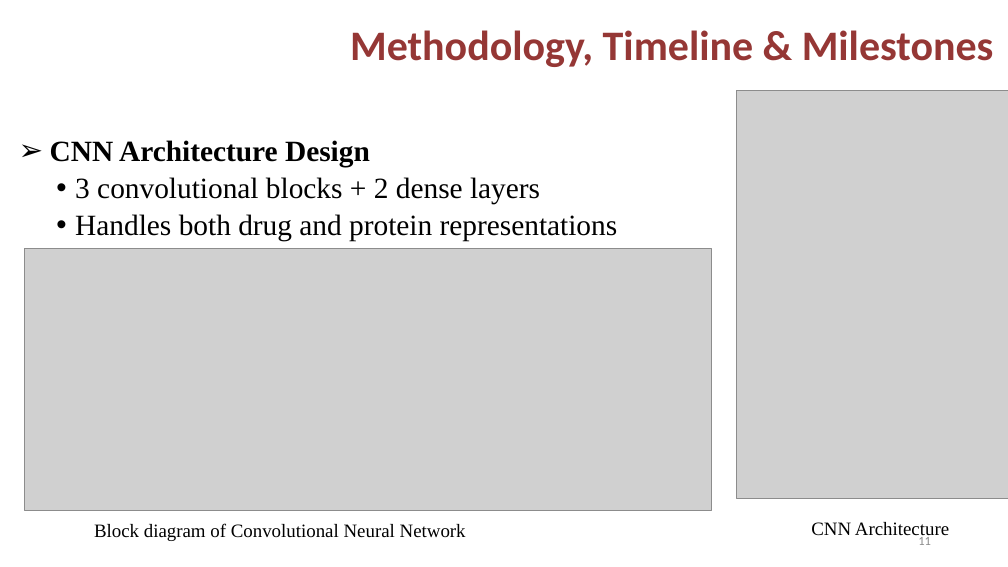
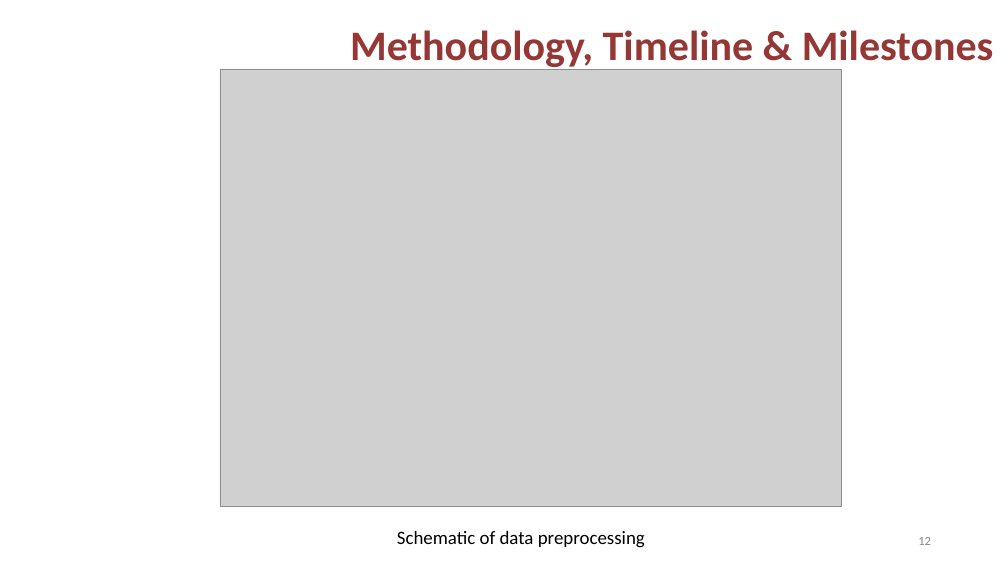
Before and after one commit to jamcy98/Modeling-DTI, a slide deck: slide 12 of Draft_Proposal_Slides.pptx (slide 11 before the commit). Drawn at 1008x567 pixels with LibreOffice and Linux fonts; fonts in the diff are those of the drawing; grey boxes stand for pictures; background and template pictures are left out. Boxes give left, top, right and bottom in pixels: in the first picture for what was removed or moved away, otherwise in the second. Text is boxed around its words. In the diff, an @@ line names an element or a change of style, - is before the commit and + after.

```diff
--- a/Draft_Proposal_Slides.pptx
+++ b/Draft_Proposal_Slides.pptx
@@ picture added at (221,69,842,507) @@
@@ picture removed at (737,91,1008,499) @@
@@ text removed at (50,140,618,241) @@
-➢ CNN Architecture Design
-  • 3 convolutional blocks + 2 dense layers
-  • Handles both drug and protein representations
@@ picture removed at (25,248,712,510) @@
@@ text at (397,531,645,548): text changed; font Times New Roman to Calibri @@
-Block diagram of Convolutional Neural Network
+Schematic of data preprocessing
@@ text removed at (811,522,949,540) @@
-CNN Architecture
@@ page number at (918,537,931,545): text changed @@
-11
+12
```
Also in this commit, not shown: 6 other slides changed, 8 slides added, 3 slides removed, 52 other files.
